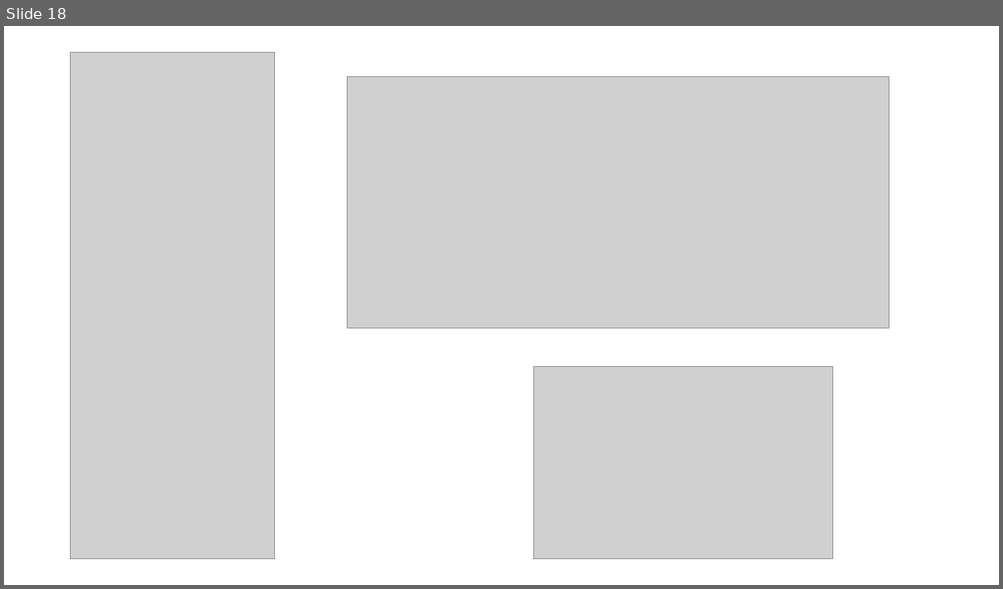
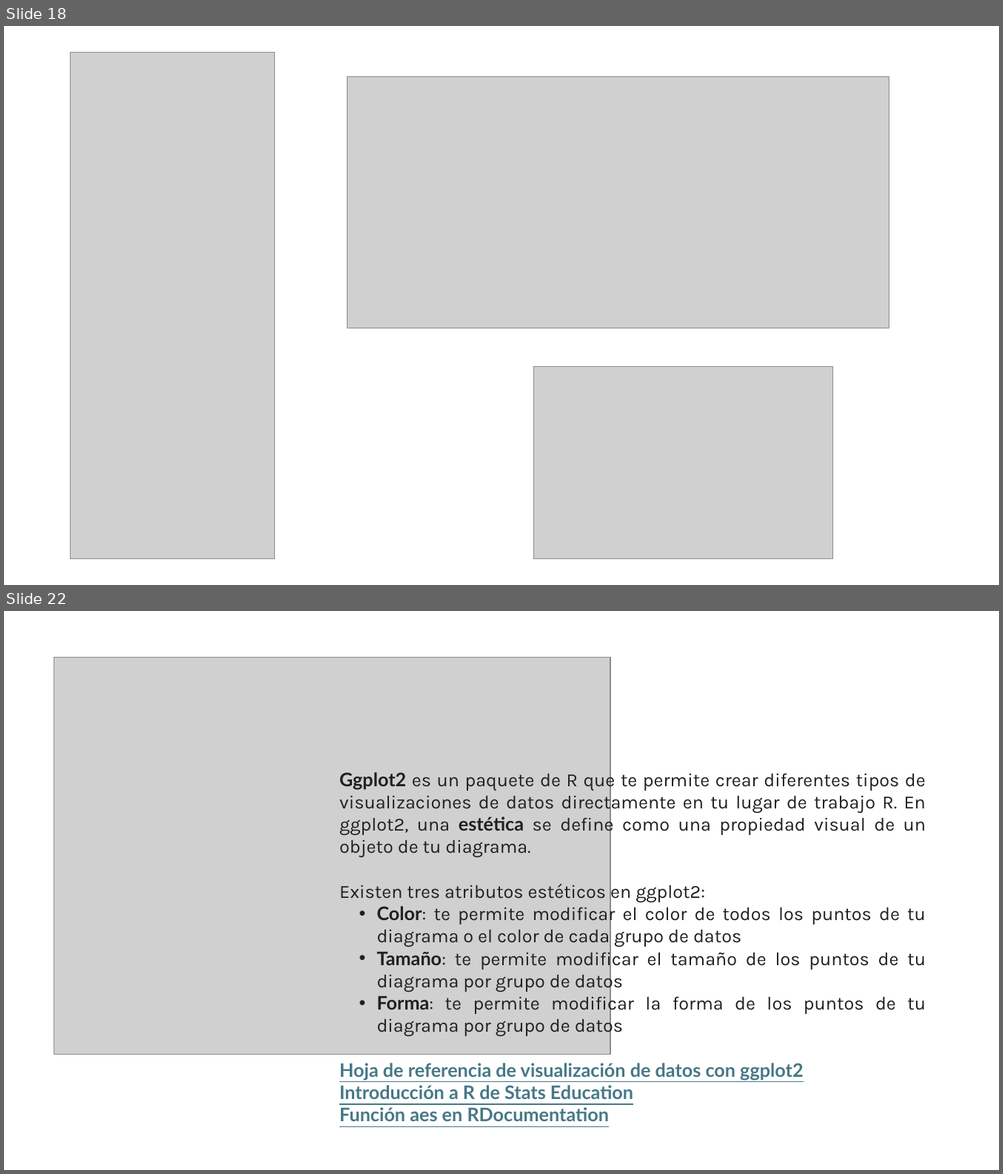
Before and after one commit to megath12/Data_Analysis_Google, a slide deck: 7_2_AnalisisD_programando_R.pptx. Shown one above the other, each under a label of ours: slide 18 before the commit, slides 18 and 22 after it; the slides between them are not shown. The pictures are 1003x589 and 1003x1174 pixels, drawn with LibreOffice and Linux fonts; fonts in the diff are those of the drawing; grey boxes stand for pictures. Boxes give left, top, right and bottom in pixels: in the first picture for what was removed or moved away, otherwise in the second. Text is boxed around its words. In the diff, an @@ line names an element or a change of style, - is before the commit and + after.

```diff
--- a/7_2_AnalisisD_programando_R.pptx
+++ b/7_2_AnalisisD_programando_R.pptx
@@ slide 22 added at (4, 611, 999, 1170), background #FFFFFF @@
@@ picture added at (54, 658, 611, 1055) @@
@@ text added at (339, 769, 925, 1122), 18 pt, text #1F1F1F @@
+Ggplot2 es un paquete de R que te permite crear diferentes tipos de visualizaciones de datos directamente en tu lugar de trabajo R. En ggplot2, una estética se define como una propiedad visual de un objeto de tu diagrama.
+Existen tres atributos estéticos en ggplot2:
+  • Color: te permite modificar el color de todos los puntos de tu diagrama o el color de cada grupo de datos
+  • Tamaño: te permite modificar el tamaño de los puntos de tu diagrama por grupo de datos
+  • Forma: te permite modificar la forma de los puntos de tu diagrama por grupo de datos
+Hoja de referencia de visualización de datos con ggplot2
+Introducción a R de Stats Education
+Función aes en RDocumentation
```
Also in this commit, not shown: 4 other slides added, 1 slide removed, 1 other file.
